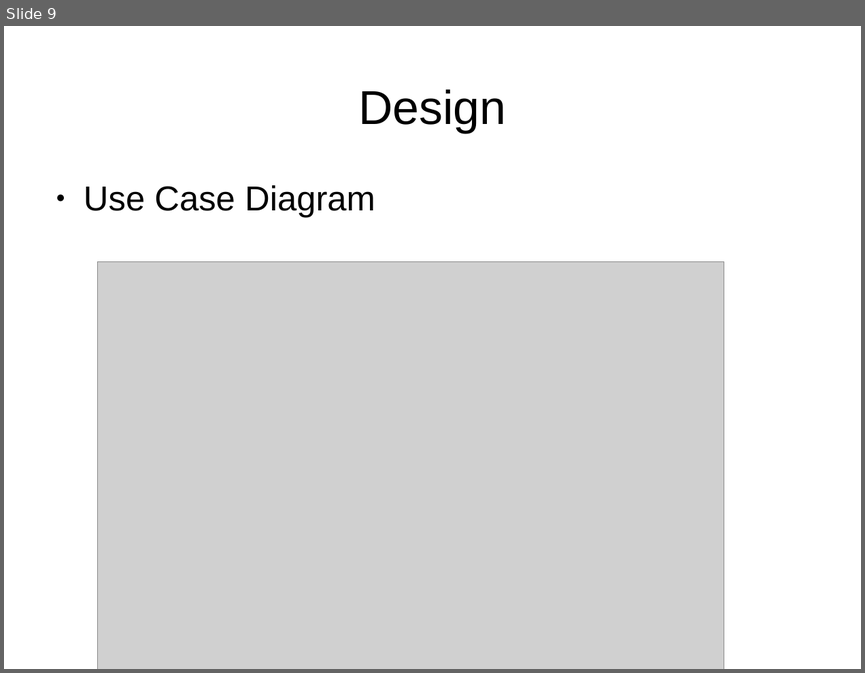
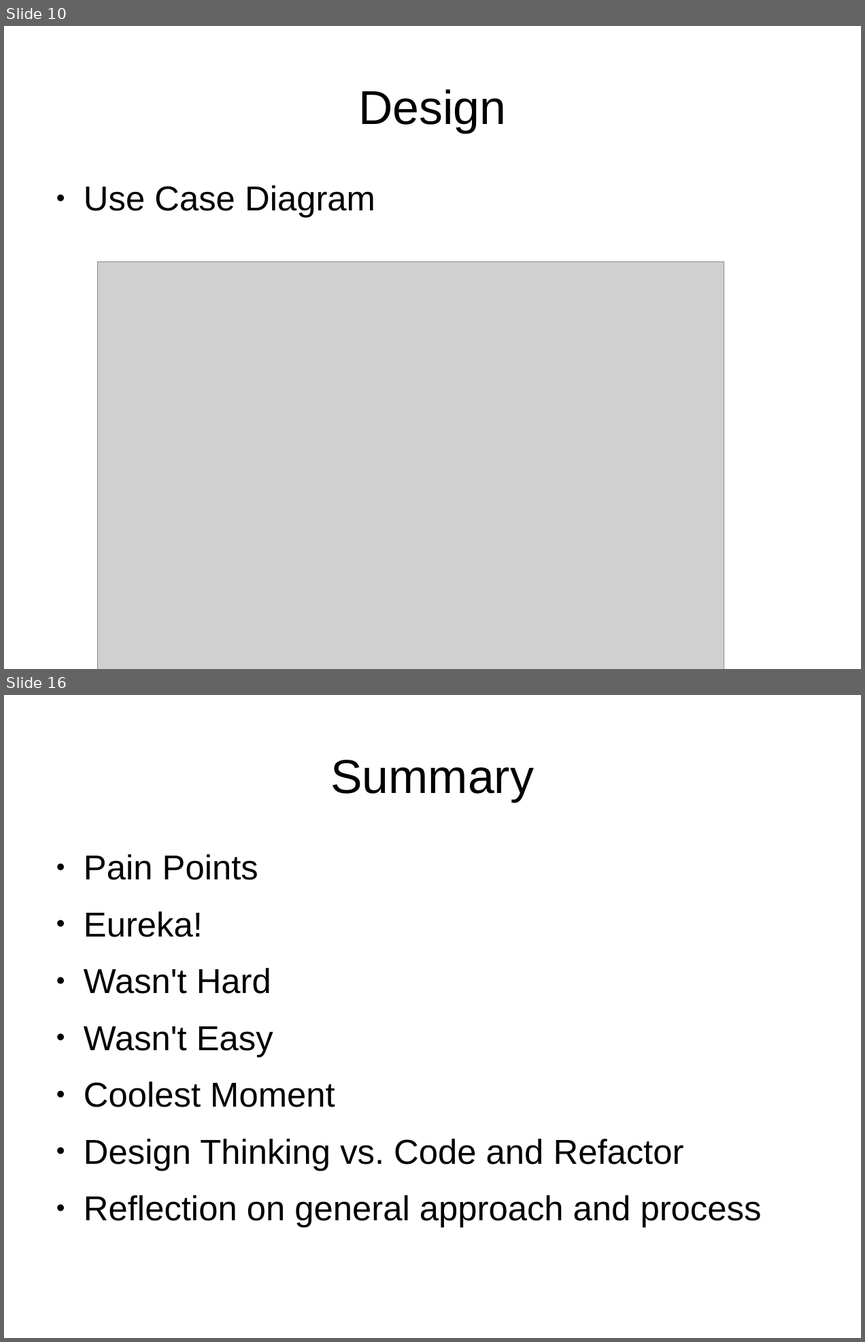
Before and after one commit to dboshardy/auction-site-agora, a slide deck: final_iteration/presentation.odp. Shown one above the other, each under a label of ours: slide 9 before the commit, slides 10 and 16 after it; the slides between them are not shown. The pictures are 865x673 and 865x1342 pixels, drawn with LibreOffice and Linux fonts; fonts in the diff are those of the drawing; grey boxes stand for pictures. Boxes give left, top, right and bottom in pixels: in the first picture for what was removed or moved away, otherwise in the second. Text is boxed around its words. In the diff, an @@ line names an element or a change of style, - is before the commit and + after.

Commit message:
some changes to the presentation

```diff
--- a/final_iteration/presentation.odp
+++ b/final_iteration/presentation.odp
@@ slide 16 added at (4,695,861,1338), background #FFFFFF @@
@@ title added at (330,760,534,802), 44 pt, text #000000 @@
+Summary
@@ text added at (84,854,762,1227), 32 pt, text #000000 @@
+● Pain Points
+● Eureka!
+● Wasn't Hard
+● Wasn't Easy
+● Coolest Moment
+● Design Thinking vs. Code and Refactor
+● Reflection on general approach and process
@@ what was slide 9 is now slide 10 @@
```
Also in this commit, not shown: 6 other slides added, 1 other file.
